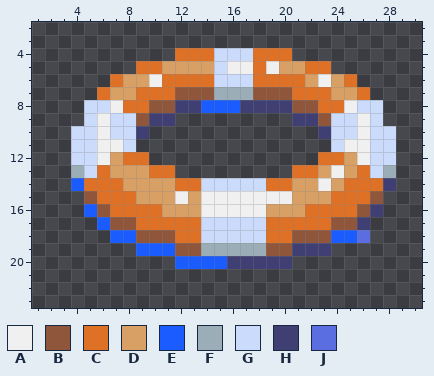
Two versions of one pixel-art file, art/lifesaver.aseprite. The picture above was drawn from the file before the commit.
32x32 pixels, 1 frame. Shown: x 1..30, y 2..23.
Palette (. is transparent): A #f0f0f0  B #8f563b  C #df7126  D #d9a066  E #1a5cff  F #9badb7  G #cbdbfc  H #3f3f74  J #5b6ee1
Pixels before, first column x 4:
 4 ........CCCGGGCCC........
 5 .....CCDDDDGAACADDCC.....
 6 ...CDDACCCCGGGCCCCDADC...
 7 ..CDDCCCBBBFFFBBBCCCDDC..
 8 .GGACCBBHHEEEHHHHBBCCAGG.
 9 .GAGGBHH.........HHBGGAG.
10 GGAGGH.............HGGAGG
11 GGAAG...............GAAGG
12 GGADCC.............CCDAGG
13 FGCDDDCC.........CCDADCGF
14 ECCCDDDDCCGGGGGCCDDADCCCH
15 .BCCCDDDADAAAAAAADDDCCCB.
16 .EBCCCCDDDAAAAADDDCCCCBH.
17 ..EBBCCCCCGGGGGCCCCCBBH..
18 ...EEBBBCCGGGGGCCBBBEEJ..
19 .....EEEBBFFFFFBBHHH.....
20 ........EEEEHHHHH........
The same view after the edit:
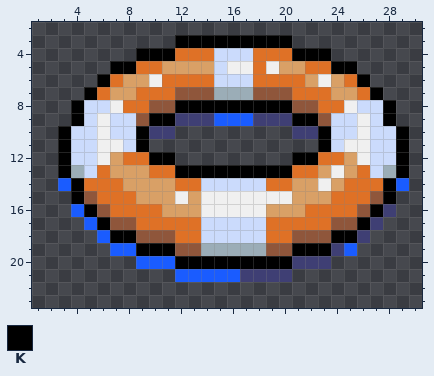
Colours new in this view: K #000000
Diff:
Changed rows in their new state; - is an unchanged pixel.
first column x 3:
 3 ---------KKKKKKKKK---------
 4 ------KKK---------KKK------
 5 ----KK---------------KK----
 6 ---K-------------------K---
 7 --K---------------------K--
 8 -K-------KKKKKKKKK-------K-
 9 -K-----KKHHHEEEHHHKK-----K-
10 K-----KHH---------HHK-----K
11 K-----K-------------K-----K
12 K------KK---------KK------K
13 K--------KKKKKKKKK--------K
14 EK-----------------------KE
15 -K-----------------------K-
16 -EK---------------------KH-
17 --EK-------------------KH--
18 ---EKK---------------KKH---
19 ----EEKKK---------KKKHE----
20 ------EEEKKKKKKKKKHHH------
21 ---------EEEEEHHHH---------
Boxes around the changes in both pictures, in picture pixels (x1, y1, x2, y2):
changed: (58, 35, 409, 282)
